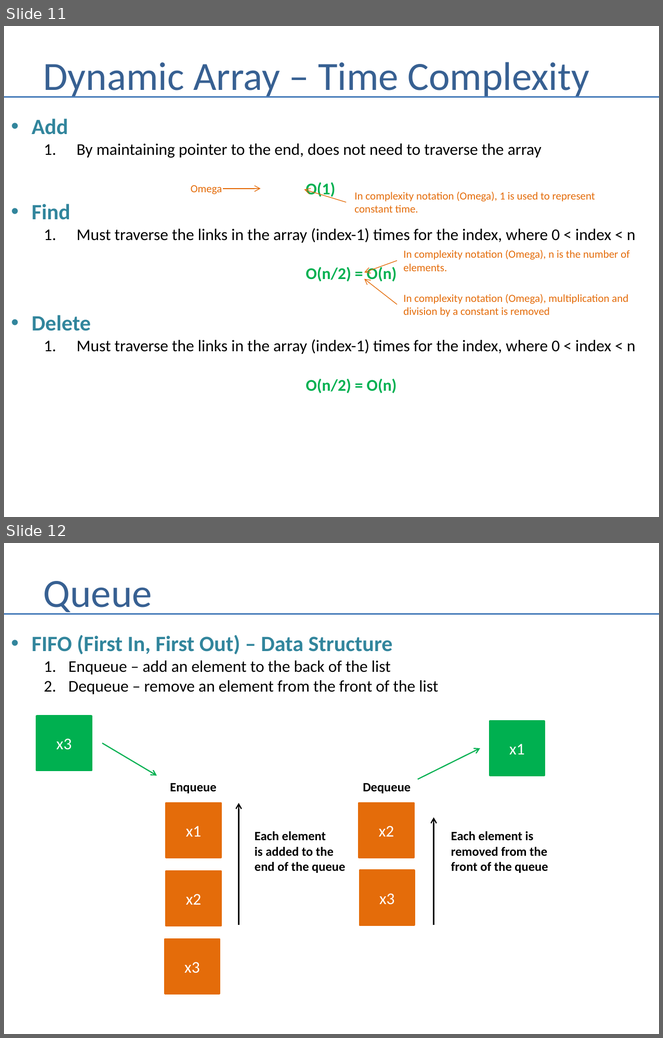
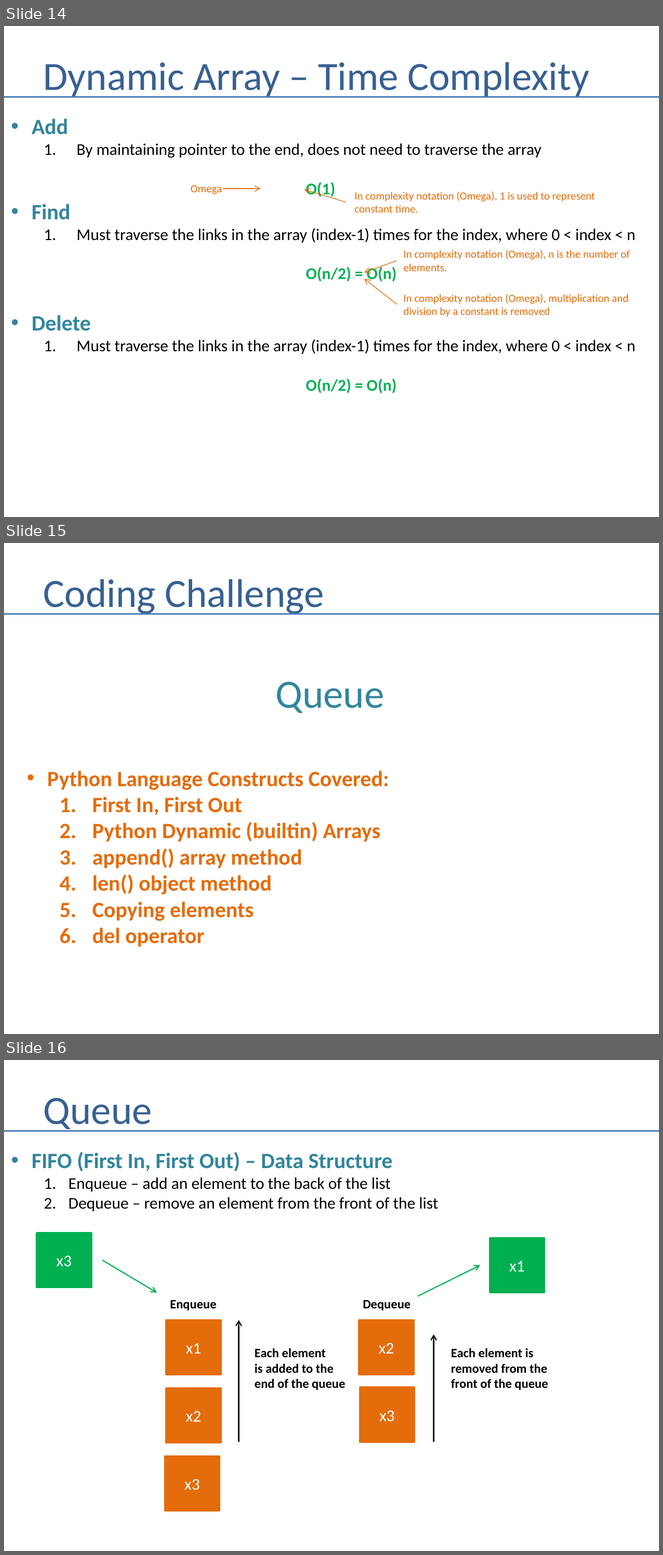
Before and after one commit to andrewferlitsch/Portland-Data-Science-Group, a slide deck: Presentations/Whiteboarding.pptx. Shown one above the other, each under a label of ours: slides 11 and 12 before the commit, slides 14, 15 and 16 after it. The pictures are 663x1038 and 663x1555 pixels, drawn with LibreOffice and Linux fonts; fonts in the diff are those of the drawing. Boxes give left, top, right and bottom in pixels: in the first picture for what was removed or moved away, otherwise in the second. Text is boxed around its words. In the diff, an @@ line names an element or a change of style, - is before the commit and + after.

```diff
--- a/Presentations/Whiteboarding.pptx
+++ b/Presentations/Whiteboarding.pptx
@@ slide 15 added at (x1=4, y1=543, x2=659, y2=1034), background #FFFFFF @@
@@ title added at (x1=44, y1=579, x2=324, y2=615), 44 pt, text #376092 @@
+Coding Challenge
@@ line added from (4, 614) to (659, 614), #4B7EBC 1.5 pt @@
@@ text added at (x1=276, y1=682, x2=385, y2=713), 44 pt, text #31859C @@
+Queue
@@ text added at (x1=47, y1=771, x2=389, y2=947), 24 pt, text #E46C0A, bold @@
+• Python Language Constructs Covered:
+  1. First In, First Out
+  2. Python Dynamic (builtin) Arrays
+  3. append() array method
+  4. len() object method
+  5. Copying elements
+  6. del operator
@@ what was slide 11 is now slide 14 @@
@@ what was slide 12 is now slide 16 @@
```
Also in this commit, not shown: 5 slides changed, 32 other slides added.
